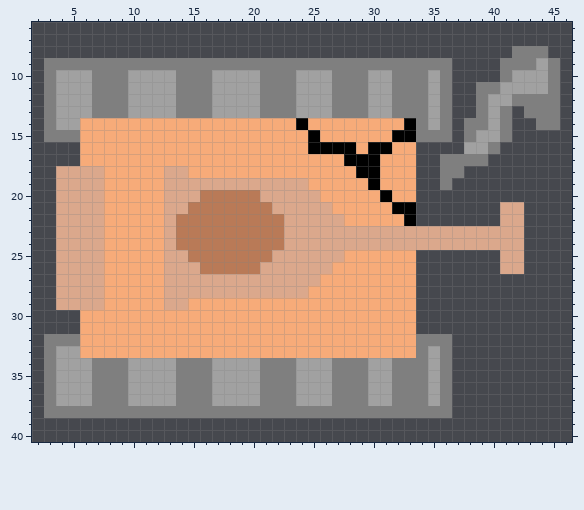
Two versions of one pixel-art sprite, images/tank/tan/East/2-health.png. That is the earlier state.
The file is 50x50 pixels. Shown: x 2..46, y 6..40.
Now the later version:
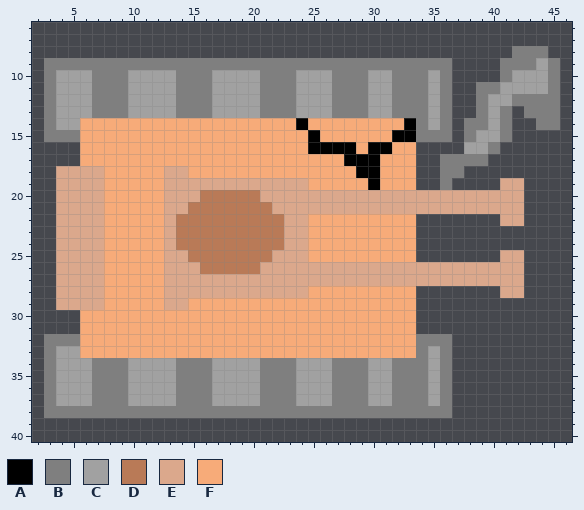
Palette (. is transparent): A #000000  B #7f7f7f  C #a1a1a1  D #b97a57  E #dba88c  F #f7ab79
Diff:
The edit adds colour E in row 19 at x 41 to 42; in row 20 at x 34 to 42; in row 21 at x 34 to 40; in row 26 at x 34 to 40; in row 27 at x 34 to 42; in row 28 at x 41 to 42.
Colour A gives way to colour E in row 20 at x 31; in row 21 at x 32 to 33.
Colour F gives way to colour E in row 20 at x 26 to 30 and 32 to 33; in row 21 at x 27 to 31; in row 26 at x 27 to 33; in row 27 at x 26 to 33.
Colour A gives way to colour F in row 22 at x 33.
Colour E gives way to colour F in row 22 at x 25 to 27; in rows 23 to 24 at x 25 to 33; in row 25 at x 25 to 27.
The edit erases colour E in rows 23 to 24 at x 34 to 42.
Boxes around the changes in both pictures, in picture pixels (x1, y1, x2, y2):
changed: (308, 178, 524, 298)
